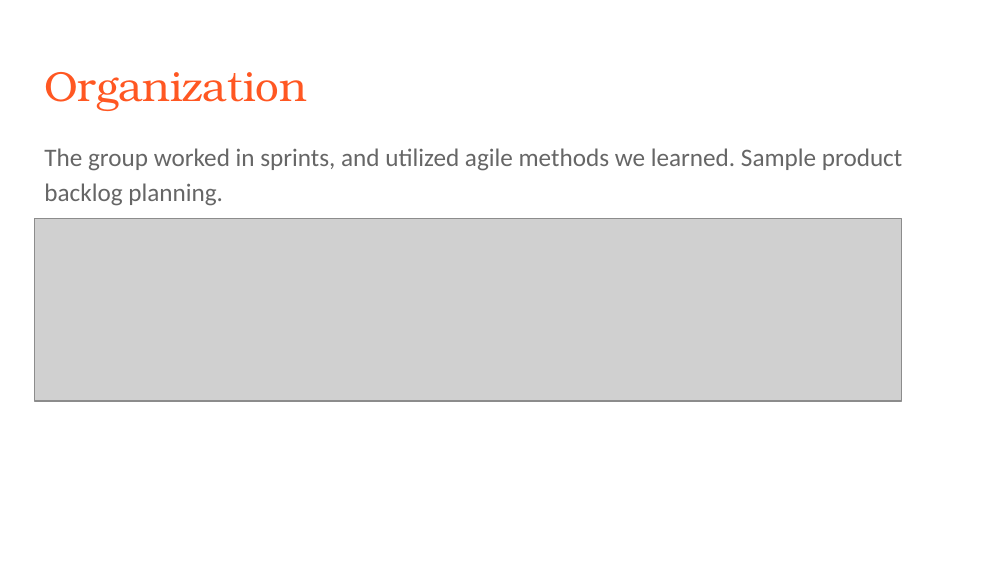
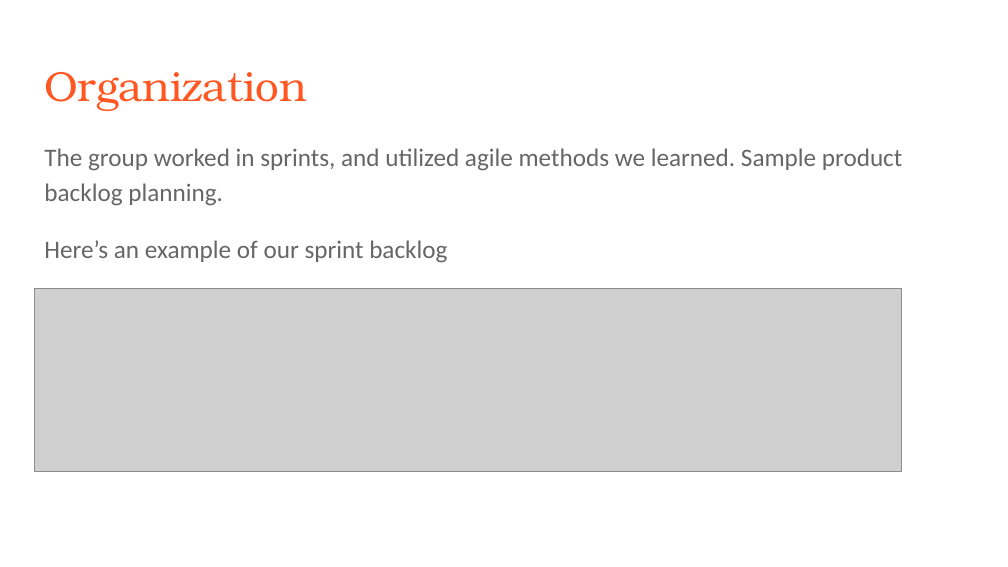
Before and after one commit to lordandytran/PlantSim, a slide deck: slide 4 of Plant Sim, presentation.pptx (slide 6 before the commit). Drawn at 1008x567 pixels with LibreOffice and Linux fonts; fonts in the diff are those of the drawing; grey boxes stand for pictures. Boxes give left, top, right and bottom in pixels: in the first picture for what was removed or moved away, otherwise in the second. Text is boxed around its words. In the diff, an @@ line names an element or a change of style, - is before the commit and + after.

```diff
--- a/Plant Sim, presentation.pptx
+++ b/Plant Sim, presentation.pptx
@@ text at (x1=44, y1=240, x2=447, y2=263): paragraph added @@
+Here’s an example of our sprint backlog
@@ picture moved from (x1=34, y1=219, x2=901, y2=401) to (x1=34, y1=288, x2=901, y2=471) @@
```
Also in this commit, not shown: 1 other slide changed, 1 slide added.
